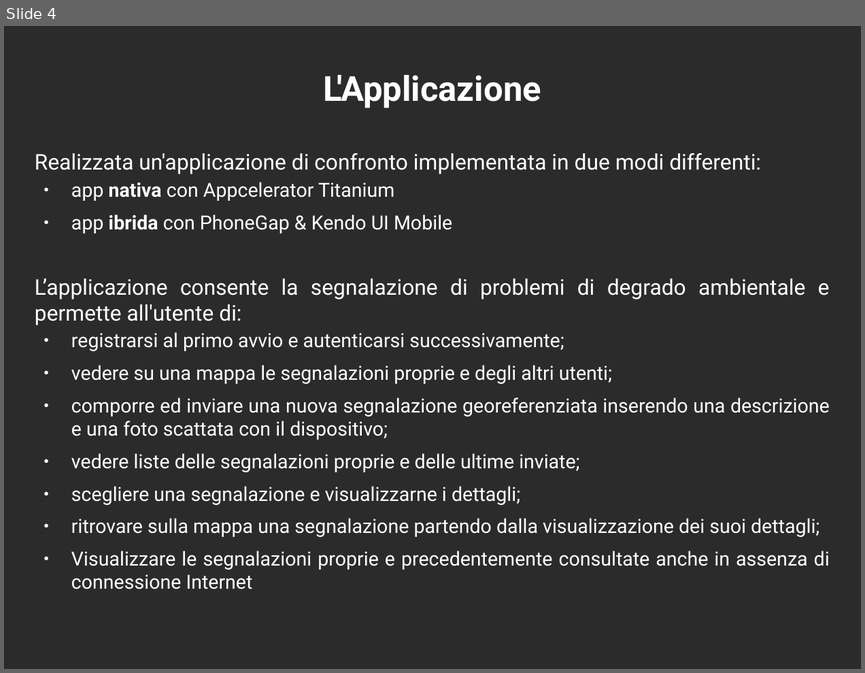
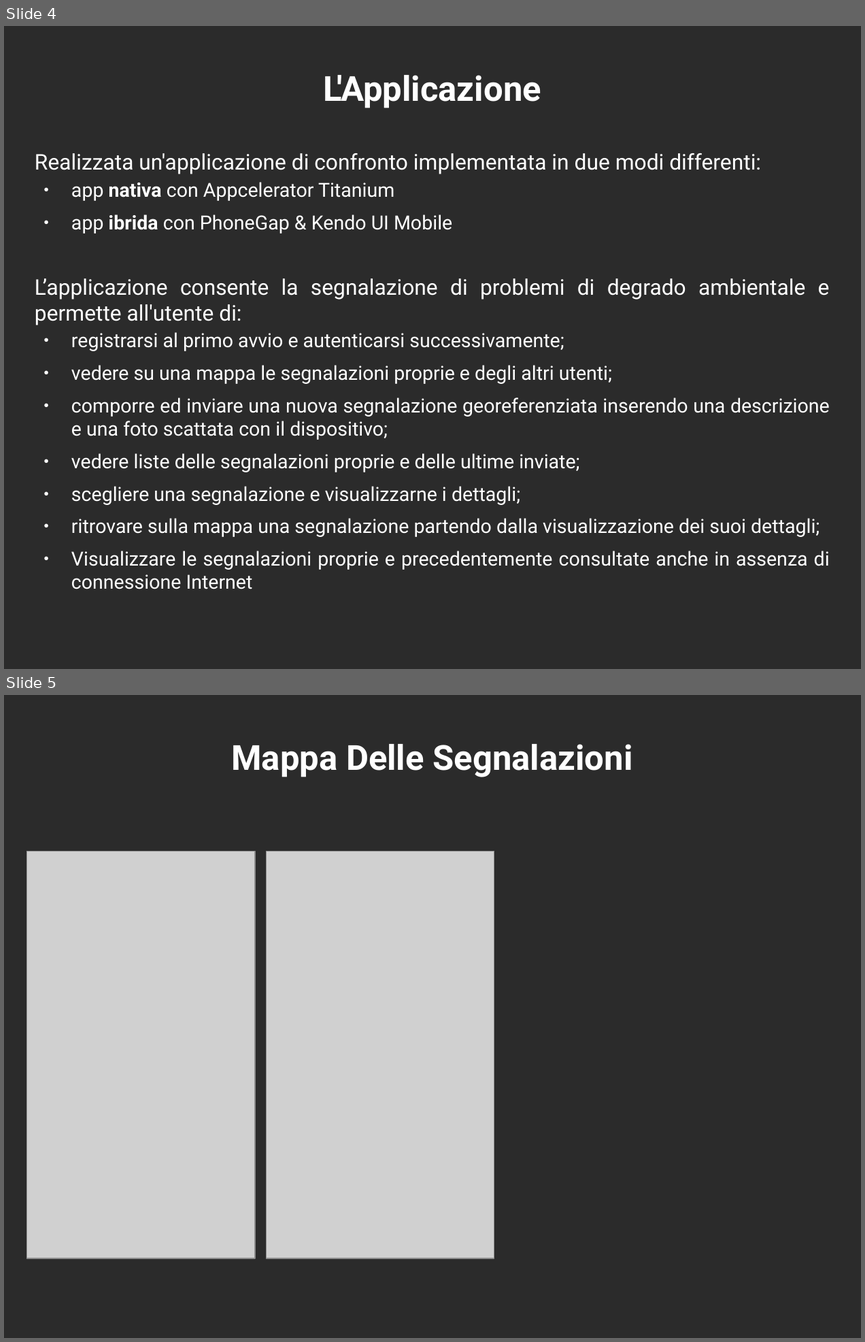
Before and after one commit to mircobe87/tesi-crossplatform, a slide deck: presentazione/presentazione.odp. Shown one above the other, each under a label of ours: slide 4 before the commit, slides 4 and 5 after it. The pictures are 865x673 and 865x1342 pixels, drawn with LibreOffice and Linux fonts; fonts in the diff are those of the drawing; grey boxes stand for pictures; background and template pictures are left out; a plain dark background stands for a picture behind light text. Boxes give left, top, right and bottom in pixels: in the first picture for what was removed or moved away, otherwise in the second. Text is boxed around its words. In the diff, an @@ line names an element or a change of style, - is before the commit and + after.

Commit message:
aggiunta slide mappa segnalazioni

```diff
--- a/presentazione/presentazione.odp
+++ b/presentazione/presentazione.odp
@@ slide 5 added at [4,695,861,1338], background picture (left out) @@
@@ title added at [231,744,633,777], 32 pt, text #FFFFFF, bold @@
+Mappa Delle Segnalazioni
@@ picture added at [27,851,255,1259] @@
@@ picture added at [266,851,494,1259] @@
```
